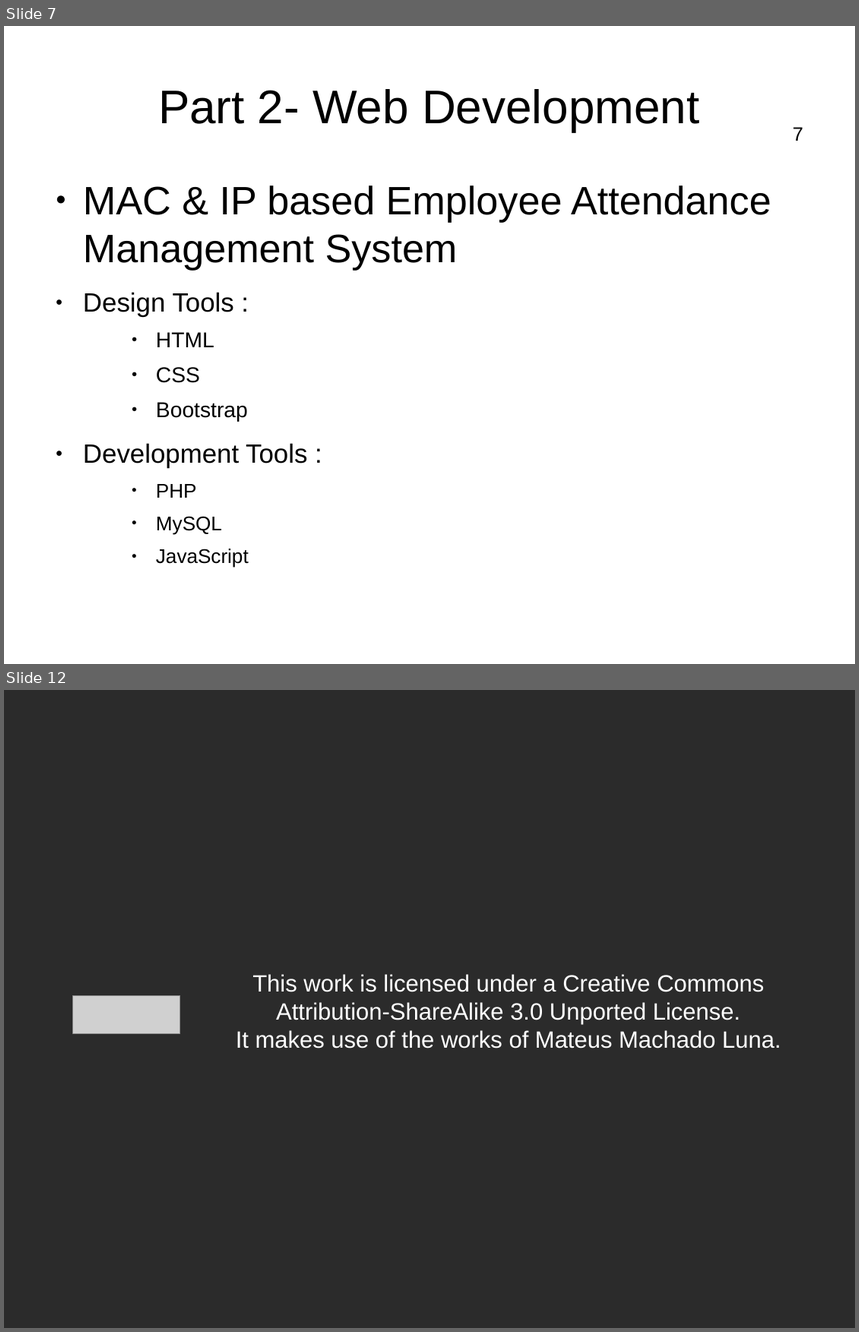
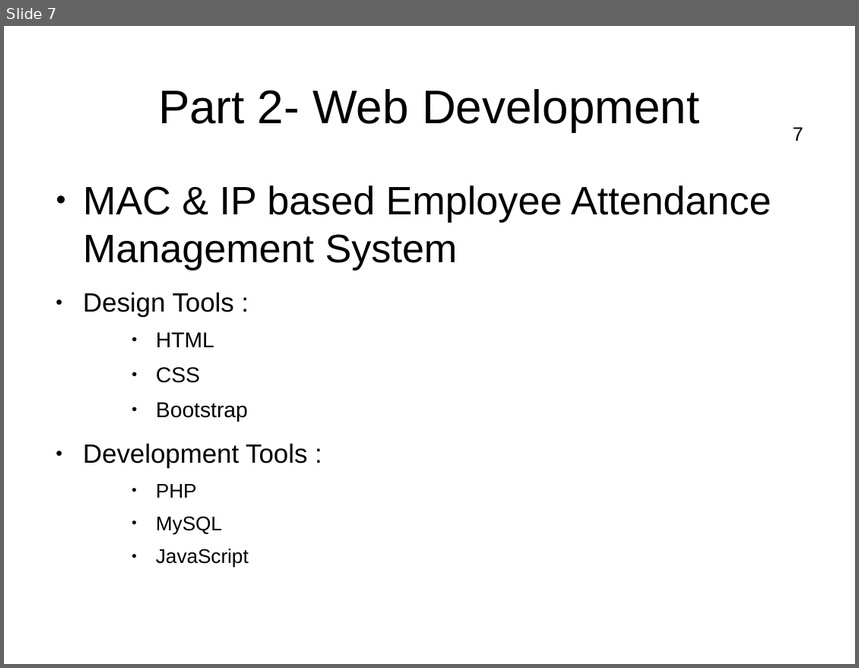
Before and after one commit to MAliAbrarKhan19/EAMS-IP-MAC-based-Employee-Attendance-Management-System, a slide deck: Presentation_ID_115_121_Sec8A_Mobile Computing lab.pptx. Shown one above the other, each under a label of ours: slides 7 and 12 before the commit, slide 7 after it; the slides between them are not shown. The pictures are 859x1332 and 859x668 pixels, drawn with LibreOffice and Linux fonts; fonts in the diff are those of the drawing; grey boxes stand for pictures; background and template pictures are left out; a plain dark background stands for a picture behind light text. Boxes give left, top, right and bottom in pixels: in the first picture for what was removed or moved away, otherwise in the second. Text is boxed around its words. In the diff, an @@ line names an element or a change of style, - is before the commit and + after.

```diff
--- a/Presentation_ID_115_121_Sec8A_Mobile Computing lab.pptx
+++ b/Presentation_ID_115_121_Sec8A_Mobile Computing lab.pptx
@@ slide 12 removed at <box>4,690,855,1328</box>, background picture (left out) @@
@@ text removed at <box>236,974,781,1049</box> @@
-This work is licensed under a Creative Commons Attribution-ShareAlike 3.0 Unported License.
-It makes use of the works of Mateus Machado Luna.
@@ picture removed at <box>72,996,180,1034</box> @@
```
Also in this commit, not shown: 5 slides changed, 1 slide added, 2 other slides removed, 1 other file.
